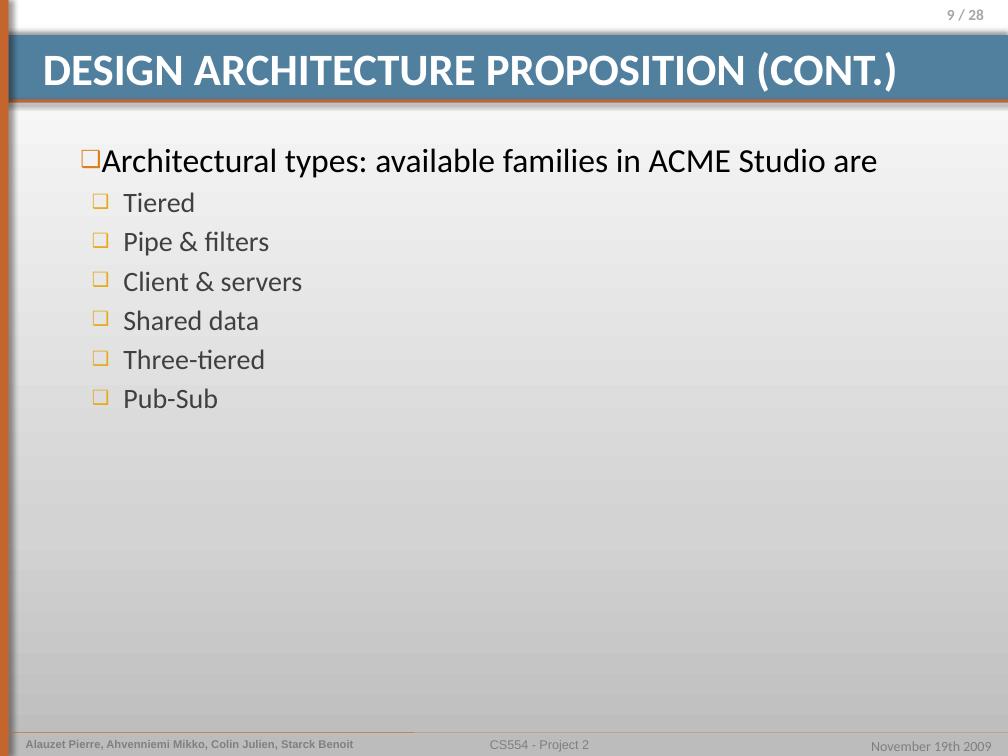
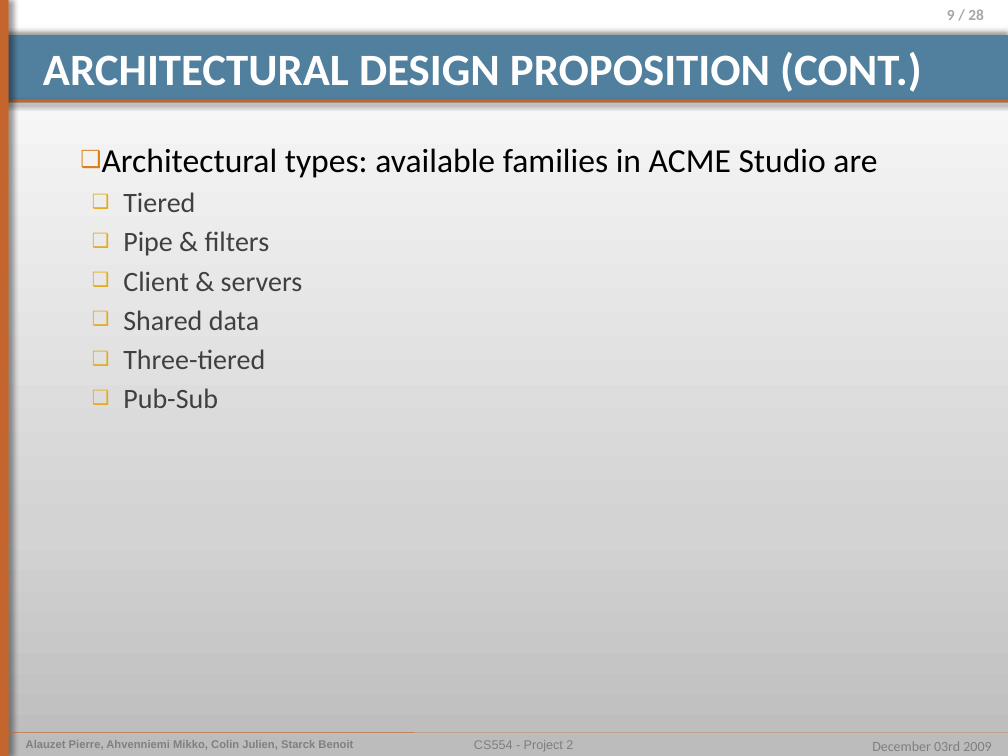
Before and after one commit to pierrealauzet/euroteam, a slide deck: slide 9 of Project 2/Part3/CS554_EuroTeam_Project2_OP6.pptx. Drawn at 1008x756 pixels with LibreOffice and Linux fonts; fonts in the diff are those of the drawing. Boxes give left, top, right and bottom in pixels: in the first picture for what was removed or moved away, otherwise in the second. Text is boxed around its words. In the diff, an @@ line names an element or a change of style, - is before the commit and + after.

```diff
--- a/Project 2/Part3/CS554_EuroTeam_Project2_OP6.pptx
+++ b/Project 2/Part3/CS554_EuroTeam_Project2_OP6.pptx
@@ title at (x1=43, y1=52, x2=922, y2=92): text changed @@
-DESIGN ARCHITECTURE PROPOSITION (CONT.)
+ARCHITECTURAL DESIGN PROPOSITION (CONT.)
@@ text "CS554 - Project 2" moved from (x1=490, y1=740, x2=589, y2=751) to (x1=474, y1=740, x2=573, y2=751) @@
@@ text at (x1=872, y1=741, x2=991, y2=751): text changed @@
-November 19th 2009
+December 03rd 2009
```
Also in this commit, not shown: 14 other slides changed, 9 slides added, 2 slides removed, 1 other file.
